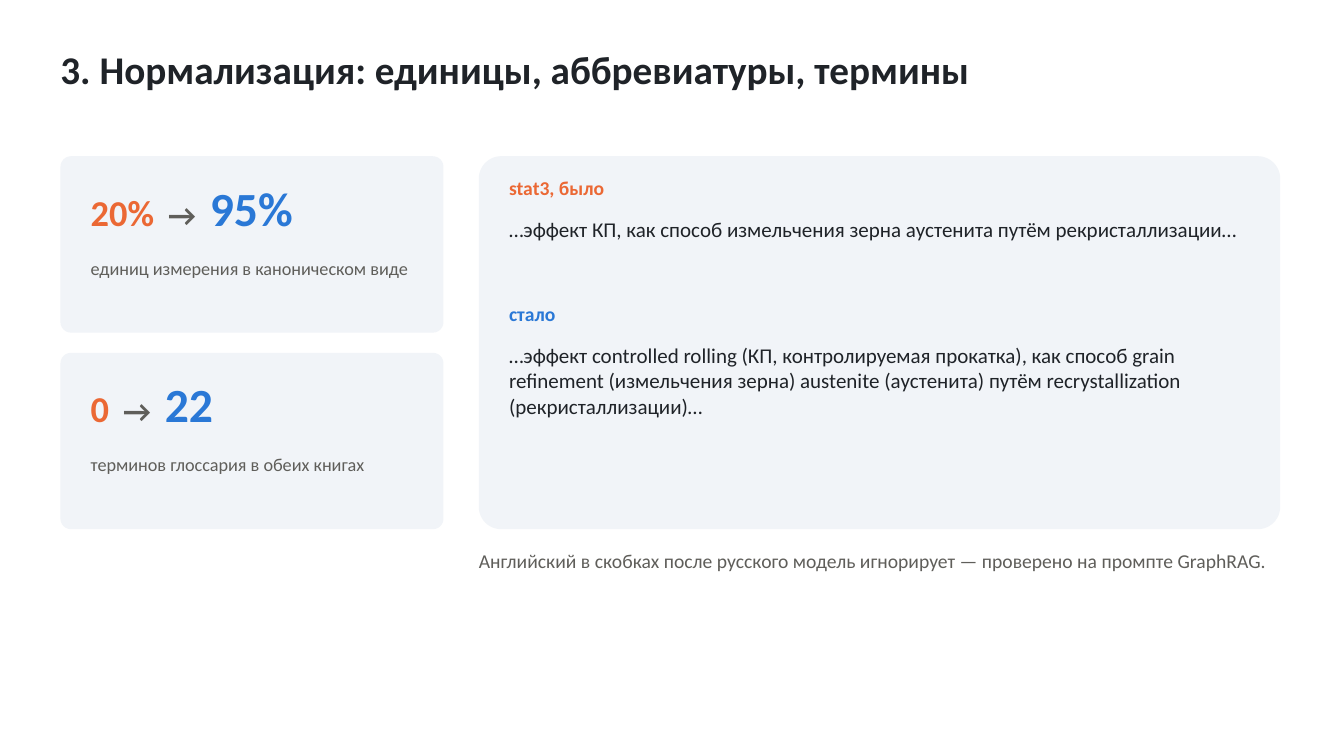
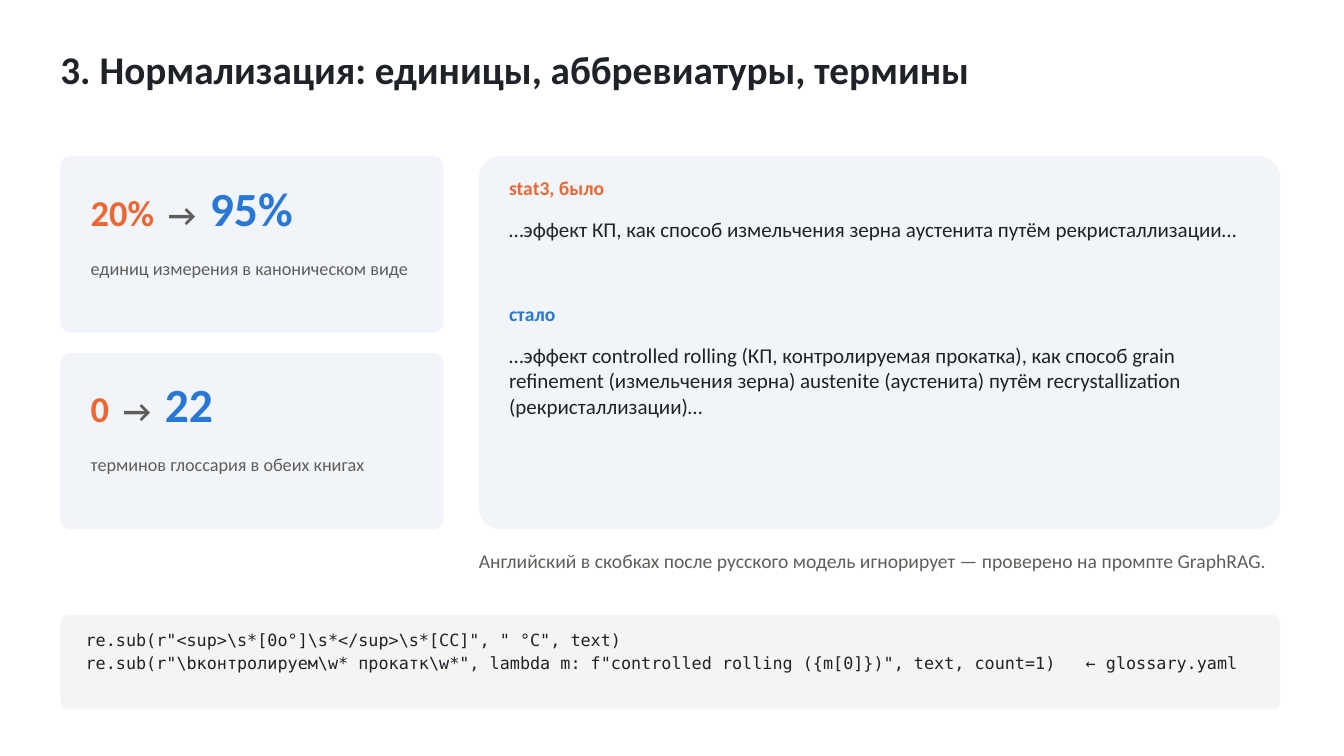
Before and after one commit to TeaDove/mam-26-1, a slide deck: slide 5 of 1-graph/lab-2/results/presentation.pptx. Drawn at 1344x756 pixels with LibreOffice and Linux fonts; fonts in the diff are those of the drawing. Boxes give left, top, right and bottom in pixels: in the first picture for what was removed or moved away, otherwise in the second. Text is boxed around its words. In the diff, an @@ line names an element or a change of style, - is before the commit and + after.

```diff
--- a/1-graph/lab-2/results/presentation.pptx
+++ b/1-graph/lab-2/results/presentation.pptx
@@ rounded rectangle added at <box>60,615,1280,710</box>, fill #F4F4F2 @@
@@ text added at <box>86,633,1237,673</box>, 12 pt, text #1F2328 @@
+re.sub(r"<sup>\s*[0o°]\s*</sup>\s*[СC]", " °C", text)
+re.sub(r"\bконтролируем\w* прокатк\w*", lambda m: f"controlled rolling ({m[0]})", text, count=1) ← glossary.yaml
```
Also in this commit, not shown: 4 other slides changed, 7 other files.
